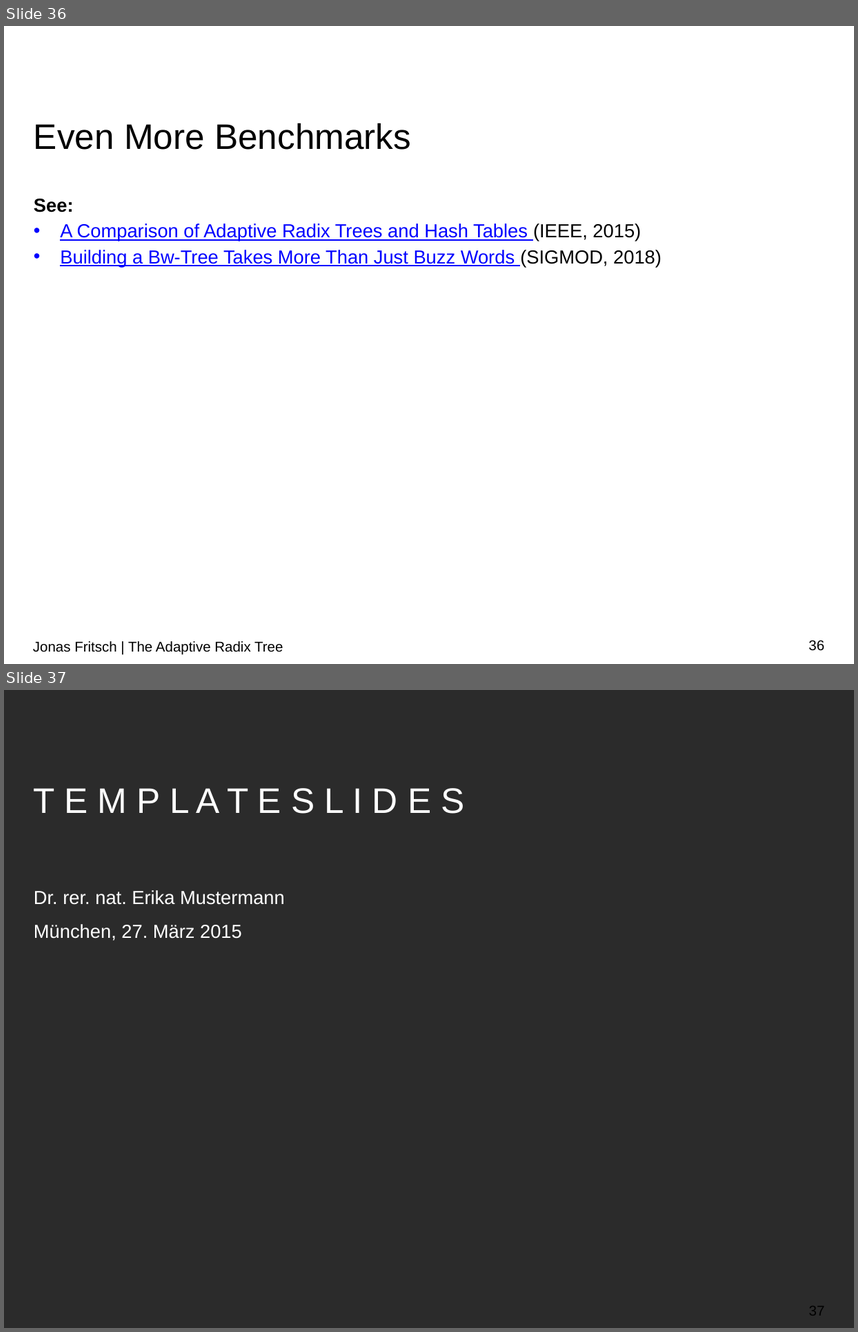
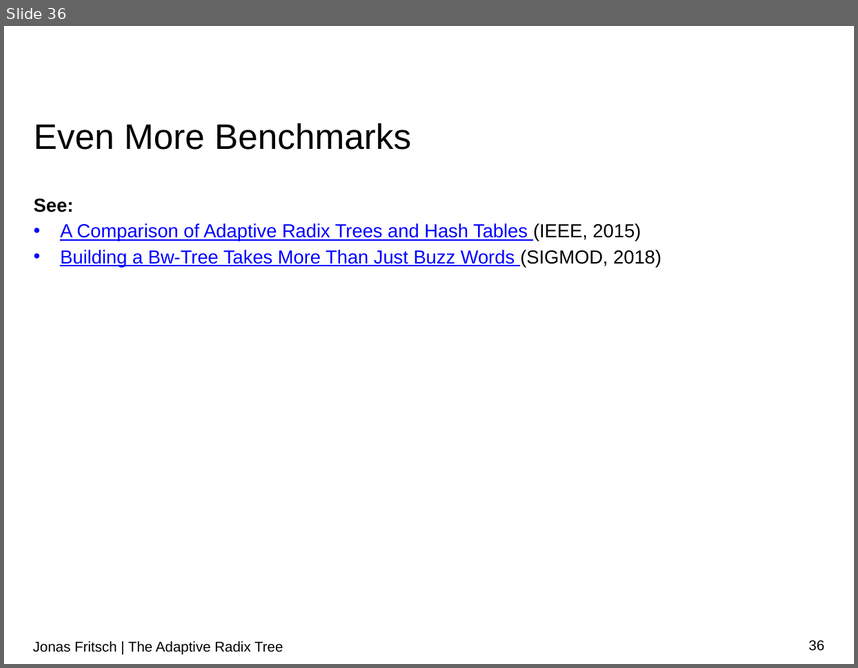
Before and after one commit to atalantus/The-Adaptive-Radix-Tree, a slide deck: Presentation/The Adaptive Radix Tree.pptx. Shown one above the other, each under a label of ours: slides 36 and 37 before the commit, slide 36 after it. The pictures are 858x1332 and 858x668 pixels, drawn with LibreOffice and Linux fonts; fonts in the diff are those of the drawing; background and template pictures are left out; a plain dark background stands for a picture behind light text. Boxes give left, top, right and bottom in pixels: in the first picture for what was removed or moved away, otherwise in the second. Text is boxed around its words. In the diff, an @@ line names an element or a change of style, - is before the commit and + after.

```diff
--- a/Presentation/The Adaptive Radix Tree.pptx
+++ b/Presentation/The Adaptive Radix Tree.pptx
@@ slide 37 removed at box(4, 690, 854, 1328), background picture (left out) @@
@@ title removed at box(34, 788, 465, 814) @@
-T E M P L A T E S L I D E S
@@ text removed at box(34, 890, 285, 940) @@
-Dr. rer. nat. Erika Mustermann
-München, 27. März 2015
@@ page number removed at box(809, 1305, 825, 1315) @@
-37
```
Also in this commit, not shown: 2 slides changed, 21 other slides removed, 1 other file.
